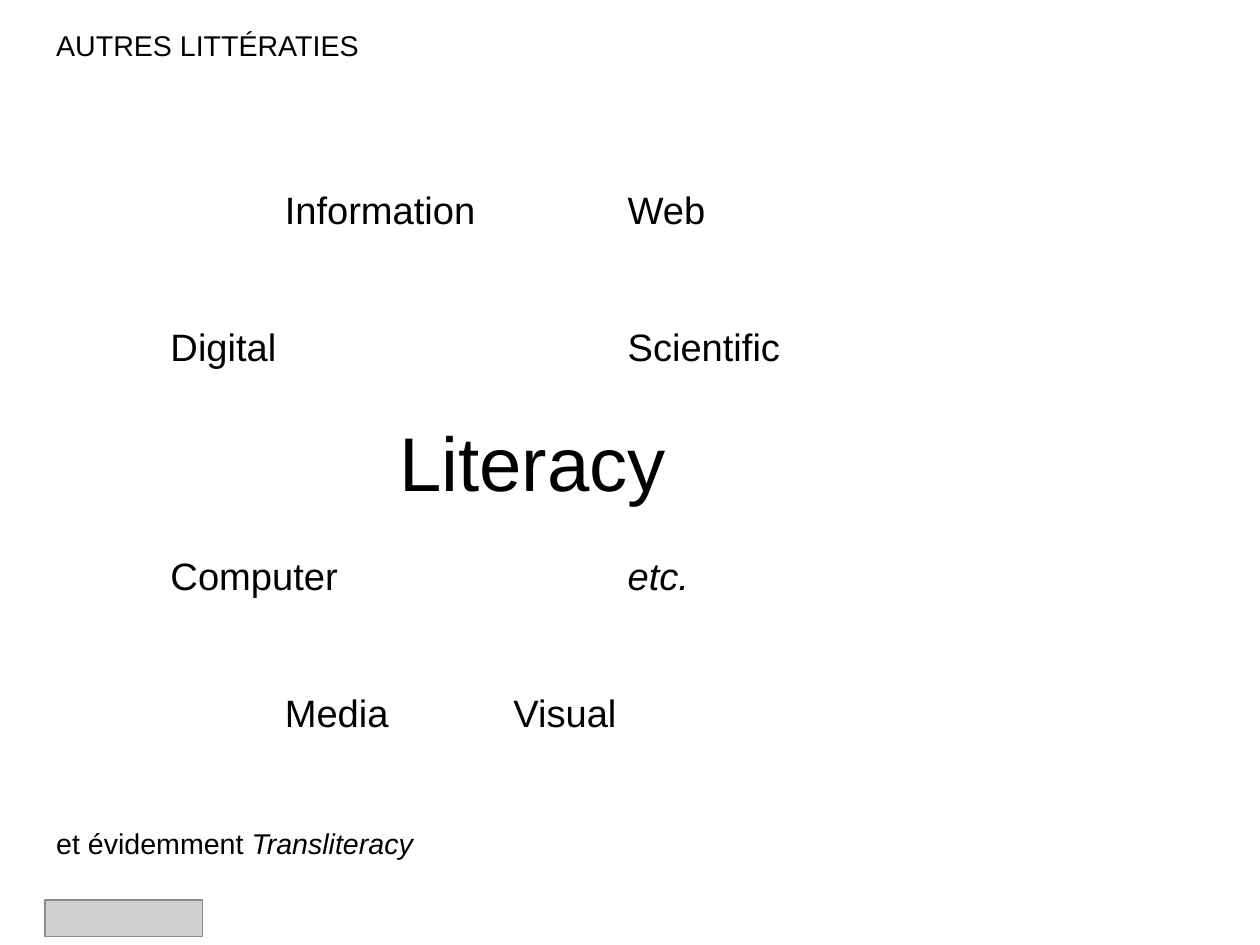
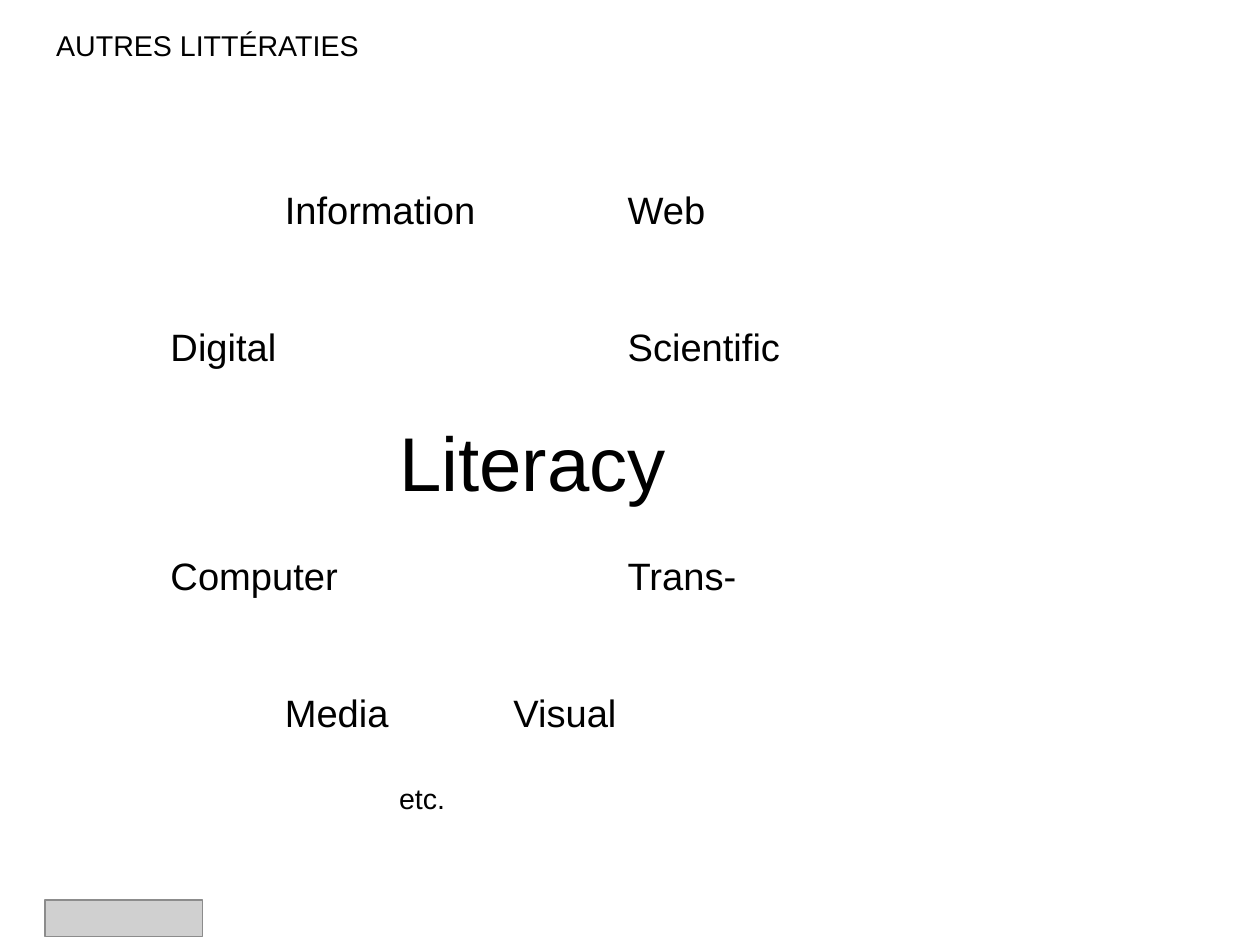
Before and after one commit to grolimur/HEG-765-21, a slide deck: slide 17 of sem3/supports/formation-usagers-bib-S03-E01.odp (slide 18 before the commit). Drawn at 1260x945 pixels with LibreOffice and Linux fonts; fonts in the diff are those of the drawing; grey boxes stand for pictures. Boxes give left, top, right and bottom in pixels: in the first picture for what was removed or moved away, otherwise in the second. Text is boxed around its words. In the diff, an @@ line names an element or a change of style, - is before the commit and + after.

```diff
--- a/sem3/supports/formation-usagers-bib-S03-E01.odp
+++ b/sem3/supports/formation-usagers-bib-S03-E01.odp
@@ text at box(170, 563, 737, 598): text changed @@
-Computer etc.
+Computer Trans-
@@ text at box(399, 790, 445, 810): text changed; italic off @@
-et évidemment Transliteracy
+etc.
```
Also in this commit, not shown: 3 other slides changed, 4 slides added, 1 slide removed, 6 other files.
